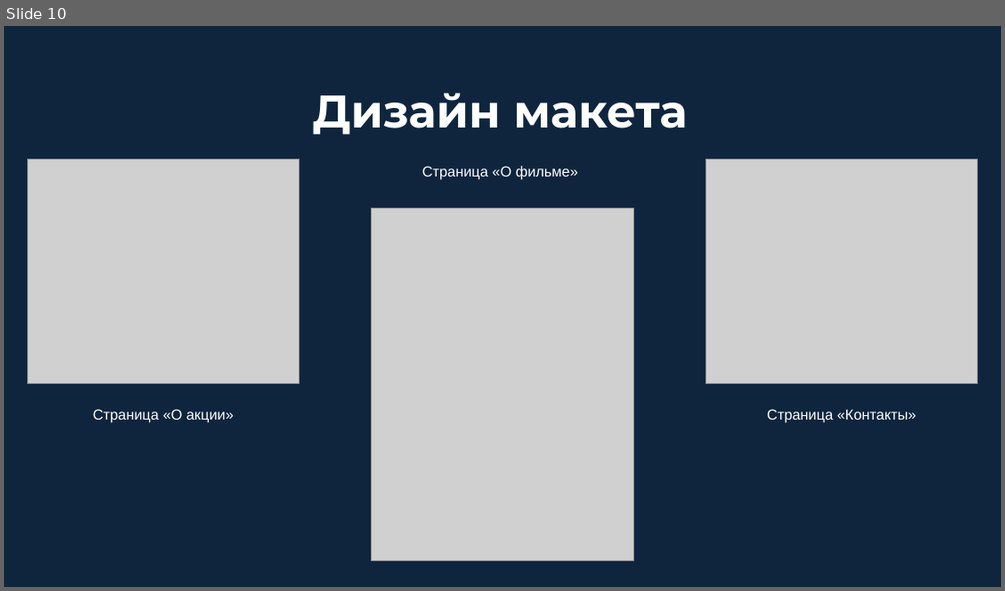
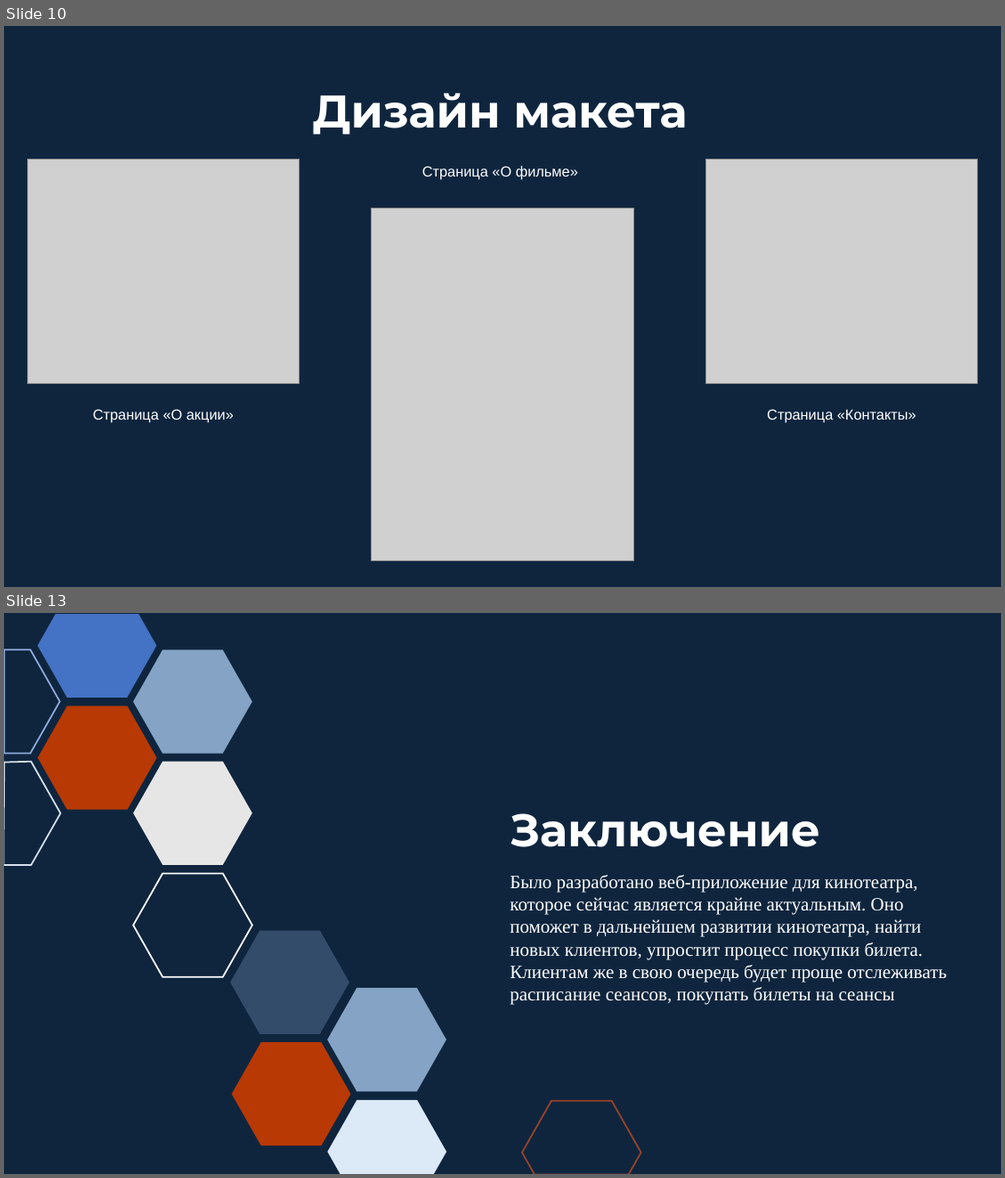
Before and after one commit to Faelorg/kp, a slide deck: КП0502.pptx. Shown one above the other, each under a label of ours: slide 10 before the commit, slides 10 and 13 after it; the slides between them are not shown. The pictures are 1005x591 and 1005x1178 pixels, drawn with LibreOffice and Linux fonts; fonts in the diff are those of the drawing; grey boxes stand for pictures. Boxes give left, top, right and bottom in pixels: in the first picture for what was removed or moved away, otherwise in the second. Text is boxed around its words. In the diff, an @@ line names an element or a change of style, - is before the commit and + after.

```diff
--- a/КП0502.pptx
+++ b/КП0502.pptx
@@ slide 13 added at [4, 613, 1001, 1174], background #0F253E @@
@@ freeform shape added at [38, 614, 156, 697], fill #4472C4 @@
@@ freeform shape added at [4, 649, 59, 754], outline #8FAADC 1.5 pt @@
@@ hexagon added at [133, 649, 252, 754], fill #85A3C4 @@
@@ hexagon added at [38, 706, 156, 810], fill #B83903 @@
@@ freeform shape added at [4, 762, 60, 866], outline #D6E0EB 1.5 pt @@
@@ hexagon added at [133, 761, 252, 865], fill #E7E6E6 @@
@@ title added at [510, 813, 820, 847], 44 pt, text #FFFFFF, bold @@
+Заключение
@@ hexagon added at [133, 873, 252, 977], outline #FFFFFF 1.5 pt @@
@@ text added at [510, 875, 947, 1005], 18 pt, text #FFFFFF @@
+Было разработано веб-приложение для кинотеатра, которое сейчас является крайне актуальным. Оно поможет в дальнейшем развитии кинотеатра, найти новых клиентов, упростит процесс покупки билета. Клиентам же в свою очередь будет проще отслеживать расписание сеансов, покупать билеты на сеансы
@@ hexagon added at [231, 930, 349, 1034], fill #334C6A @@
@@ hexagon added at [327, 988, 446, 1092], fill #85A3C4 @@
@@ hexagon added at [231, 1042, 350, 1146], fill #B83903 @@
@@ freeform shape added at [328, 1100, 446, 1174], fill #DCE9F7 @@
@@ freeform shape added at [522, 1101, 641, 1174], outline #98432A 1.5 pt @@
```
Also in this commit, not shown: 2 other slides added.
